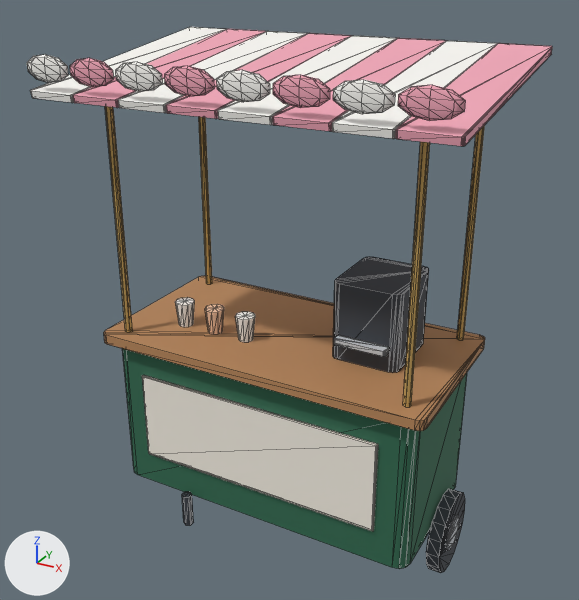
What one commit did to the glTF model game/assets/kit/xe-ca-phe.glb.
Camera for both pictures: a 50 mm camera at (1.34, -2.46, 2.26) aimed at (-0.02, 0.01, 1.02). Every picture has the same lights, and +X, +Y and +Z are marked at lower left. The older version comes first. Mesh edges are drawn as thin lines. Vertices at exactly the same position are counted once.

The scene before the commit, as lines of its bpy script (objects in view):
```python
me_mesh_0 = bpy.data.meshes.new('Mesh_0')
me_mesh_0.from_pydata(...)  # 918 vertices, 1704 faces; spans x -0.75..0.75, y -0.48..0.48, z 0.0..1.95
me_mesh_0.materials.append(mat_kit)
ob_xe_ca_phe = bpy.data.objects.new('xe-ca-phe', me_mesh_0)
ob_xe_ca_phe.location = (0.0, 0.0, 0.0)
```
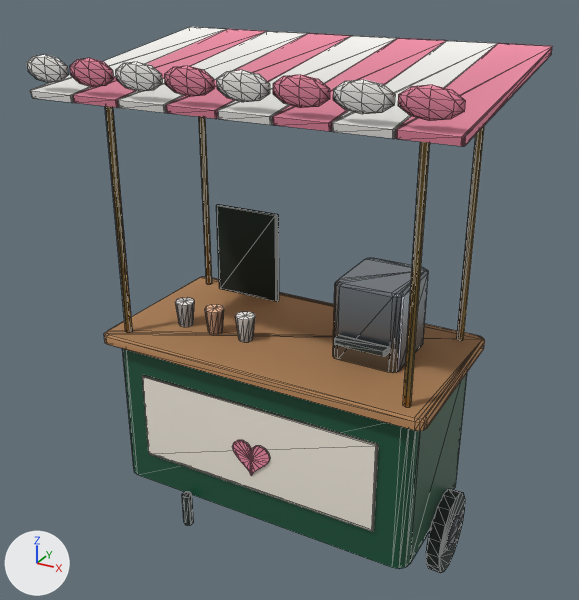
What changed in the scene script:
```text
Add mat_metal:
    mat_metal = bpy.data.materials.new('metal')
    mat_metal.use_nodes = True; mat_metal.node_tree.nodes.clear()
    _N = mat_metal.node_tree.nodes; _L = mat_metal.node_tree.links
    n0 = _N.new('ShaderNodeBsdfPrincipled'); n0.name = 'Principled BSDF'
    n0.inputs[1].default_value = 1.0  # 'Metallic'
    n0.inputs[2].default_value = 0.3  # 'Roughness'
    n1 = _N.new('ShaderNodeOutputMaterial'); n1.name = 'Material Output'
    n2 = _N.new('ShaderNodeVertexColor'); n2.name = 'Color Attribute'
    _L.new(n0.outputs[0], n1.inputs[0])  # 'BSDF' to 'Surface'
    _L.new(n2.outputs[0], n0.inputs[0])  # 'Color' to 'Base Color'
Add mat_matte:
    mat_matte = bpy.data.materials.new('matte')
    mat_matte.use_nodes = True; mat_matte.node_tree.nodes.clear()
    _N = mat_matte.node_tree.nodes; _L = mat_matte.node_tree.links
    n0 = _N.new('ShaderNodeBsdfPrincipled'); n0.name = 'Principled BSDF'
    n0.inputs[2].default_value = 0.85  # 'Roughness'
    n1 = _N.new('ShaderNodeOutputMaterial'); n1.name = 'Material Output'
    n2 = _N.new('ShaderNodeVertexColor'); n2.name = 'Color Attribute'
    _L.new(n0.outputs[0], n1.inputs[0])  # 'BSDF' to 'Surface'
    _L.new(n2.outputs[0], n0.inputs[0])  # 'Color' to 'Base Color'
Add mat_satin:
    mat_satin = bpy.data.materials.new('satin')
    mat_satin.use_nodes = True; mat_satin.node_tree.nodes.clear()
    _N = mat_satin.node_tree.nodes; _L = mat_satin.node_tree.links
    n0 = _N.new('ShaderNodeBsdfPrincipled'); n0.name = 'Principled BSDF'
    n0.inputs[2].default_value = 0.36  # 'Roughness'
    n1 = _N.new('ShaderNodeOutputMaterial'); n1.name = 'Material Output'
    n2 = _N.new('ShaderNodeVertexColor'); n2.name = 'Color Attribute'
    _L.new(n0.outputs[0], n1.inputs[0])  # 'BSDF' to 'Surface'
    _L.new(n2.outputs[0], n0.inputs[0])  # 'Color' to 'Base Color'
Change me_mesh_0:
    used by ob_xe_ca_phe; location = (0.0, 0.0, 0.0)
    remove me_mesh_0.from_pydata(...)  # 918 vertices, 1704 faces; spans x -0.75..0.75, y -0.48..0.48, z 0.0..1.95
    add me_mesh_0.from_pydata(...)  # 1040 vertices, 1940 faces; spans x -0.75..0.75, y -0.48..0.48, z 0.0..1.95
    me_mesh_0 part 1: the loose piece of 32 vertices spanning x -0.67..0.67, y -0.34..0.36, z 0.84..0.88 is copied, and the copy is scaled about its middle by (0.224, 0.018, 9.5), then moved by (-0.36, 0.26, 0.21), in mat_matte; it spans x -0.51..-0.21, y 0.26..0.28, z 0.88..1.26
    me_mesh_0 part 2: a new loose piece of 58 vertices spanning x -0.08..0.08, y -0.32..-0.31, z 0.43..0.57, in mat_satin
    me_mesh_0 part 3
    32 vertices are removed from x -0.67..0.67, y -0.34..0.36, z 0.88..1.18
    92 faces are deleted
    48 vertices are added at x -0.67..0.67, y -0.34..0.36, z 0.87..1.18
    16 new vertices lie (0.0, 0.0, 0.29) away from vertices in x 0.21..0.47, y -0.09..0.21, z 0.88
    78 new faces join them, mat_matte
    78 new faces join them, mat_metal
    me_mesh_0 part 4: 1386 faces spanning x -0.75..0.75, y -0.48..0.48, z 0.0..1.95 switch from mat_kit to mat_matte
    me_mesh_0 part 5: 60 faces spanning x -0.62..0.62, y -0.3..0.32, z 0.22..0.84 switch from mat_kit to mat_satin
    me_mesh_0 part 6: 166 faces spanning x -0.69..0.69, y -0.29..0.3, z 0.09..1.82 switch from mat_kit to mat_metal
```

What differs and where, as boxes (x1, y1, x2, y2) in the pictures (579 x 600 px):
part 1 of me_mesh_0, added
    after: (216, 205, 279, 301)
part 2 of me_mesh_0, added (pink)
    after: (233, 440, 270, 476)
part 3 of me_mesh_0, reshaped
    before: (104, 257, 485, 431)
    after: (104, 258, 485, 431)
part 4 of me_mesh_0, recoloured
    both: (30, 29, 552, 573)
part 5 of me_mesh_0, recoloured
    both: (123, 358, 467, 569)
part 6 of me_mesh_0, recoloured
    both: (105, 106, 485, 550)
